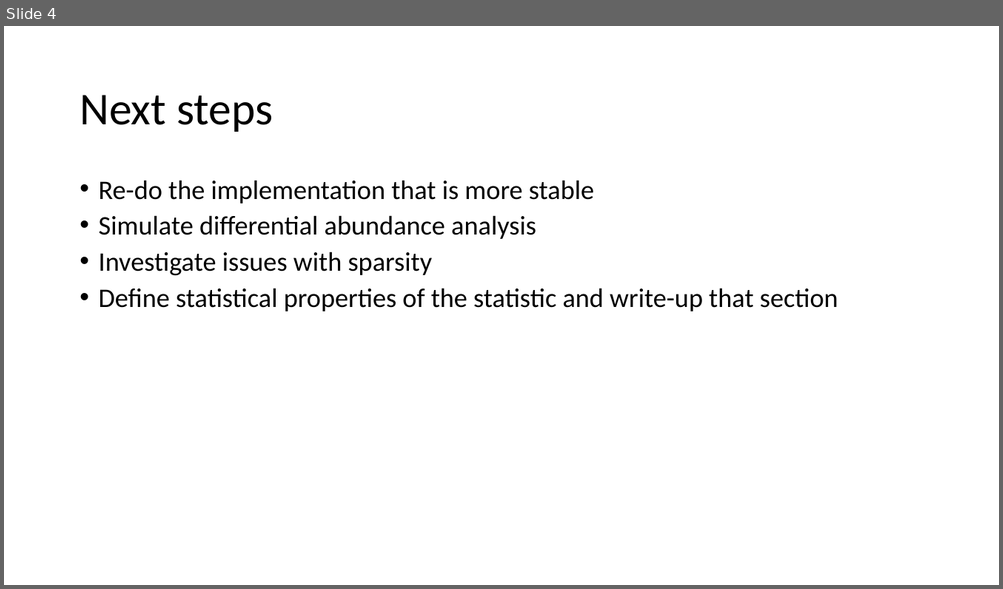
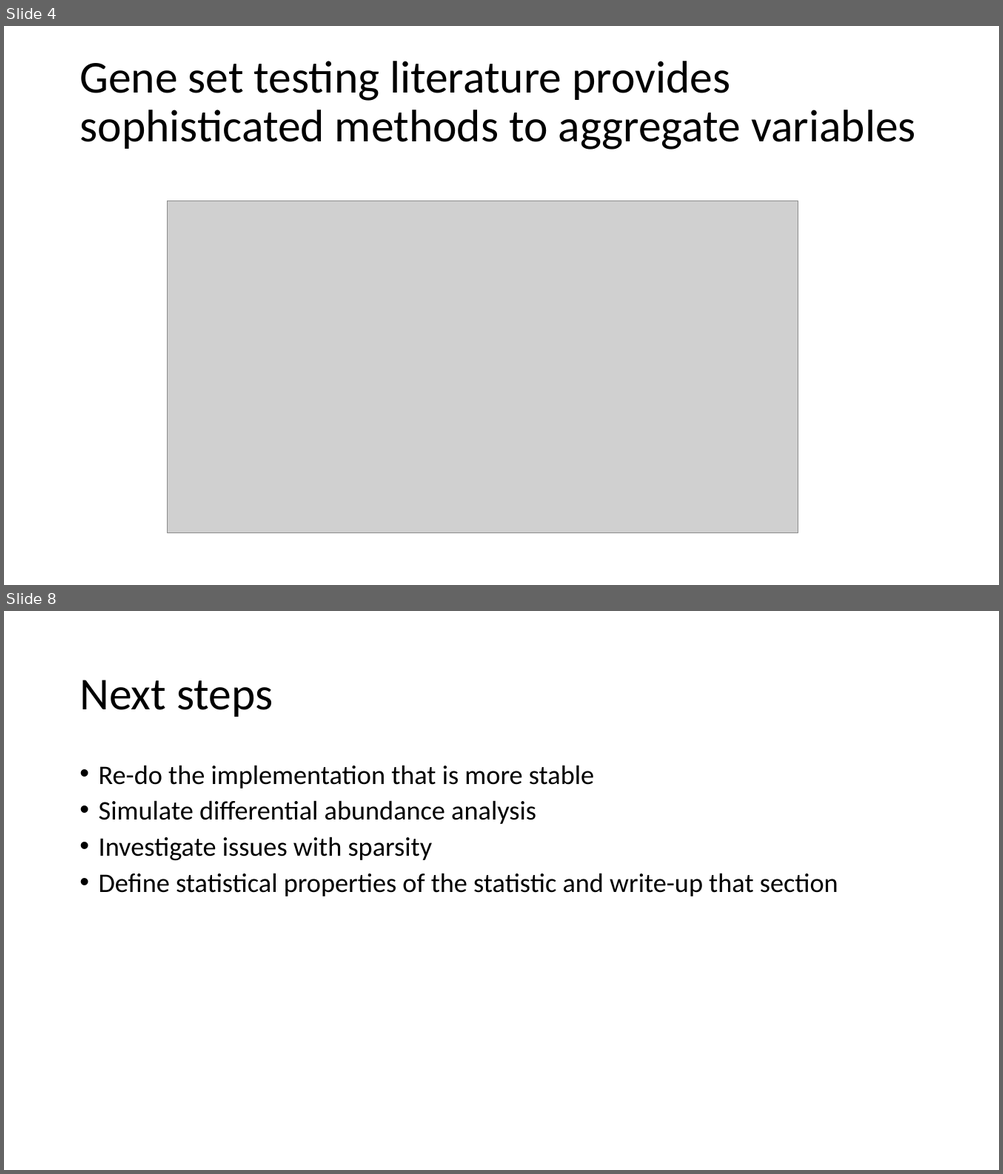
Before and after one commit to qpmnguyen/CBEA_analysis, a slide deck: docs/progress_report.pptx. Shown one above the other, each under a label of ours: slide 4 before the commit, slides 4 and 8 after it; the slides between them are not shown. The pictures are 1003x589 and 1003x1174 pixels, drawn with LibreOffice and Linux fonts; fonts in the diff are those of the drawing; grey boxes stand for pictures. Boxes give left, top, right and bottom in pixels: in the first picture for what was removed or moved away, otherwise in the second. Text is boxed around its words. In the diff, an @@ line names an element or a change of style, - is before the commit and + after.

Commit message:
New files and implemented resampling methods

```diff
--- a/docs/progress_report.pptx
+++ b/docs/progress_report.pptx
@@ slide 4 added at bbox=[4, 26, 999, 585], background #FFFFFF @@
@@ title added at bbox=[79, 61, 916, 150], 44 pt, text #000000 @@
+Gene set testing literature provides sophisticated methods to aggregate variables
@@ picture added at bbox=[168, 201, 797, 534] @@
@@ what was slide 4 is now slide 8 @@
```
Also in this commit, not shown: 14 other slides added, 3 slides removed, 17 other files.
